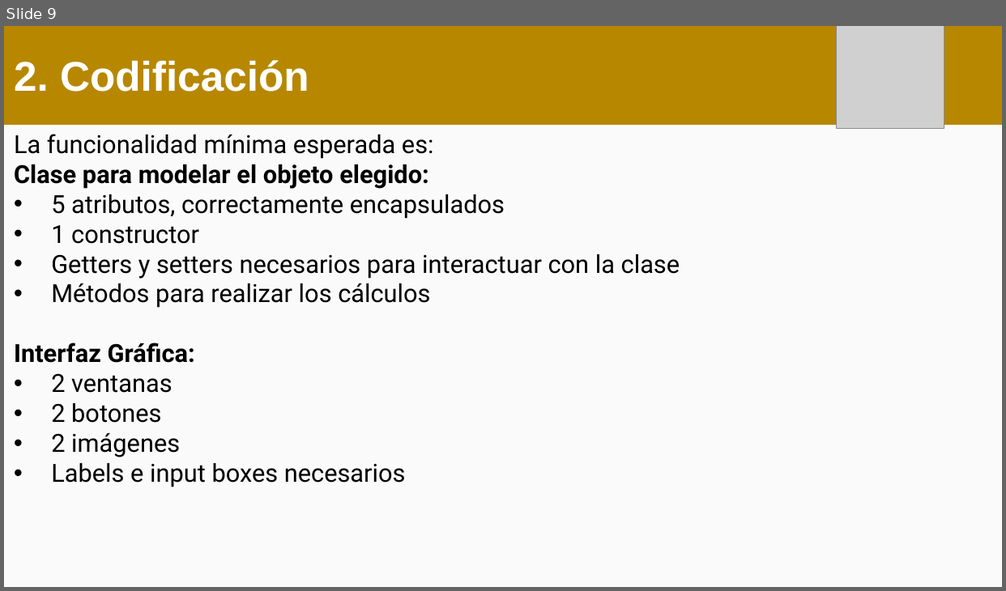
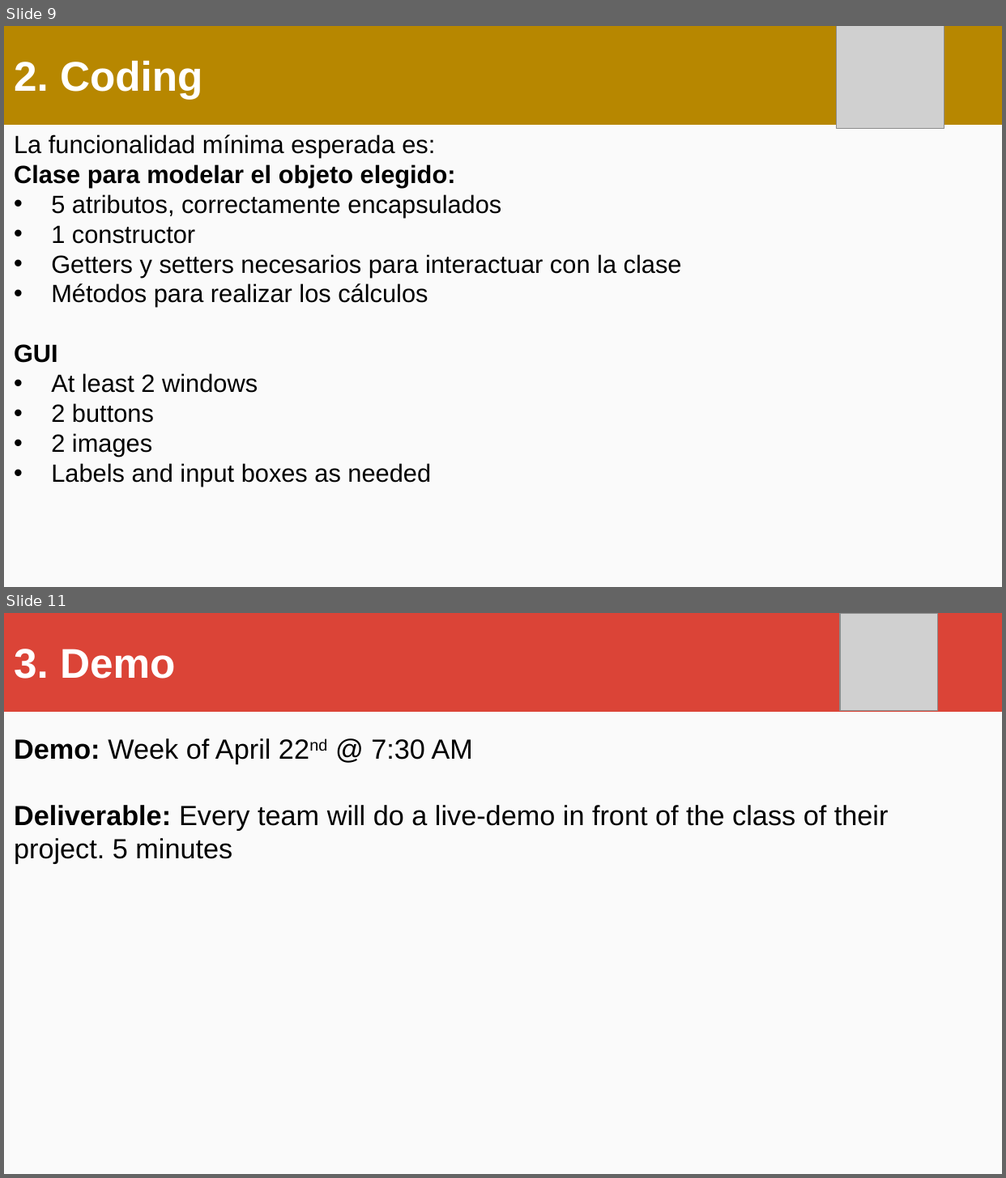
Before and after one commit to OMardil/CS2_2024_EN, a slide deck: PROYECTO/01 Medium Level/PROY_M00.pptx. Shown one above the other, each under a label of ours: slide 9 before the commit, slides 9 and 11 after it; the slides between them are not shown. The pictures are 1006x591 and 1006x1178 pixels, drawn with LibreOffice and Linux fonts; fonts in the diff are those of the drawing; grey boxes stand for pictures. Boxes give left, top, right and bottom in pixels: in the first picture for what was removed or moved away, otherwise in the second. Text is boxed around its words. In the diff, an @@ line names an element or a change of style, - is before the commit and + after.

```diff
--- a/PROYECTO/01 Medium Level/PROY_M00.pptx
+++ b/PROYECTO/01 Medium Level/PROY_M00.pptx
@@ slide 11 added at (4,613,1002,1174), background #FAFAFA @@
@@ rectangle added at (4,613,1002,711), fill #DB4437, outline #DB4437 2 pt, 30 pt, text #FFFFFF, bold @@
+3. Demo
@@ picture added at (840,613,938,711) @@
@@ text added at (14,739,889,864), 20 pt, text #000000 @@
+Demo: Week of April 22nd @ 7:30 AM
+Deliverable: Every team will do a live-demo in front of the class of their project. 5 minutes
@@ slide 9 changed as well @@
@@ text in rectangle at (14,60,202,99): text changed @@
-2. Codificación
+2. Coding
@@ text at (14,135,682,307): font Roboto to Arial in "La funcionalidad mínima esperada es:", "Clase para modelar el objeto elegido:", "5 atributos, correctamente encapsulados", "1 constructor" and 2 more places @@
@@ text at (14,344,431,487): text changed; font Roboto to Arial @@
-Interfaz Gráfica:
-• 2 ventanas
-• 2 botones
-• 2 imágenes
-• Labels e input boxes necesarios
+GUI
+• At least 2 windows
+• 2 buttons
+• 2 images
+• Labels and input boxes as needed
```
Also in this commit, not shown: 2 other slides changed, 8 other slides added, 10 slides removed.
